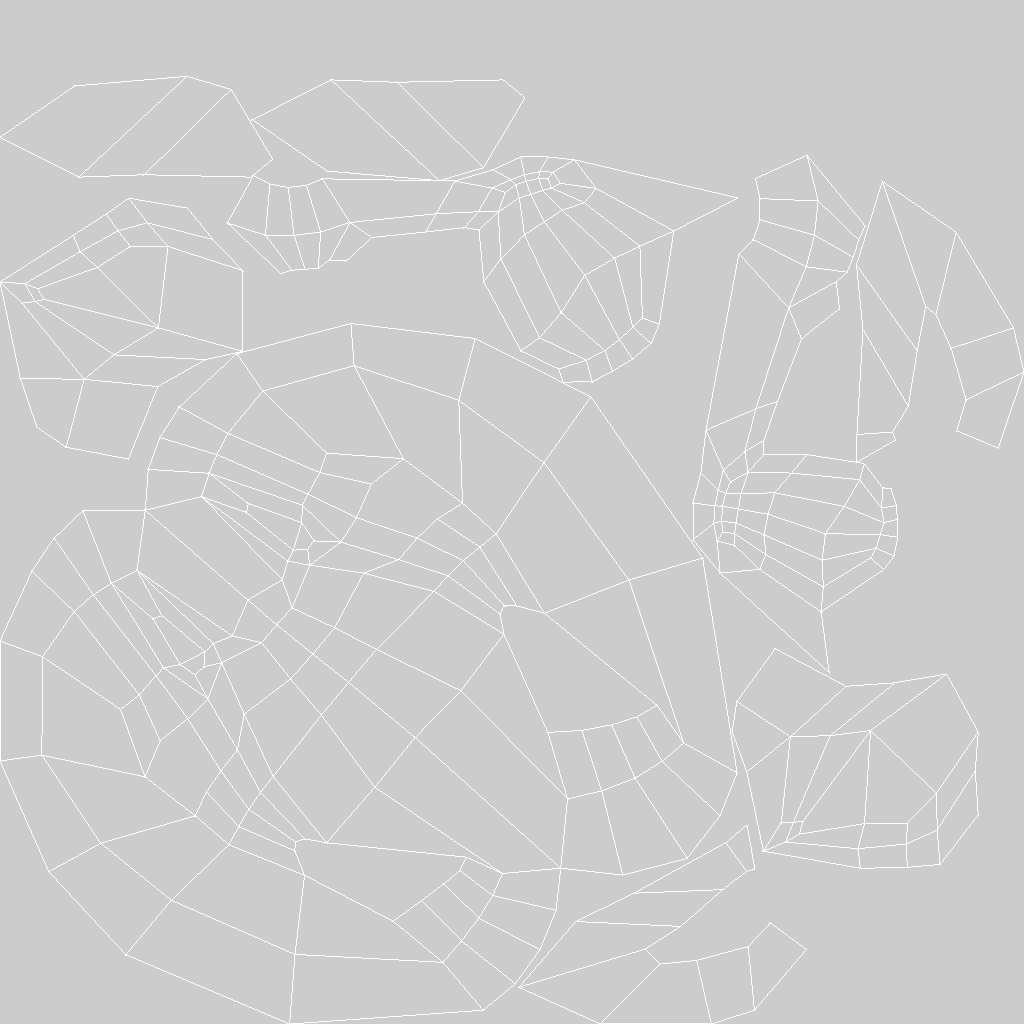
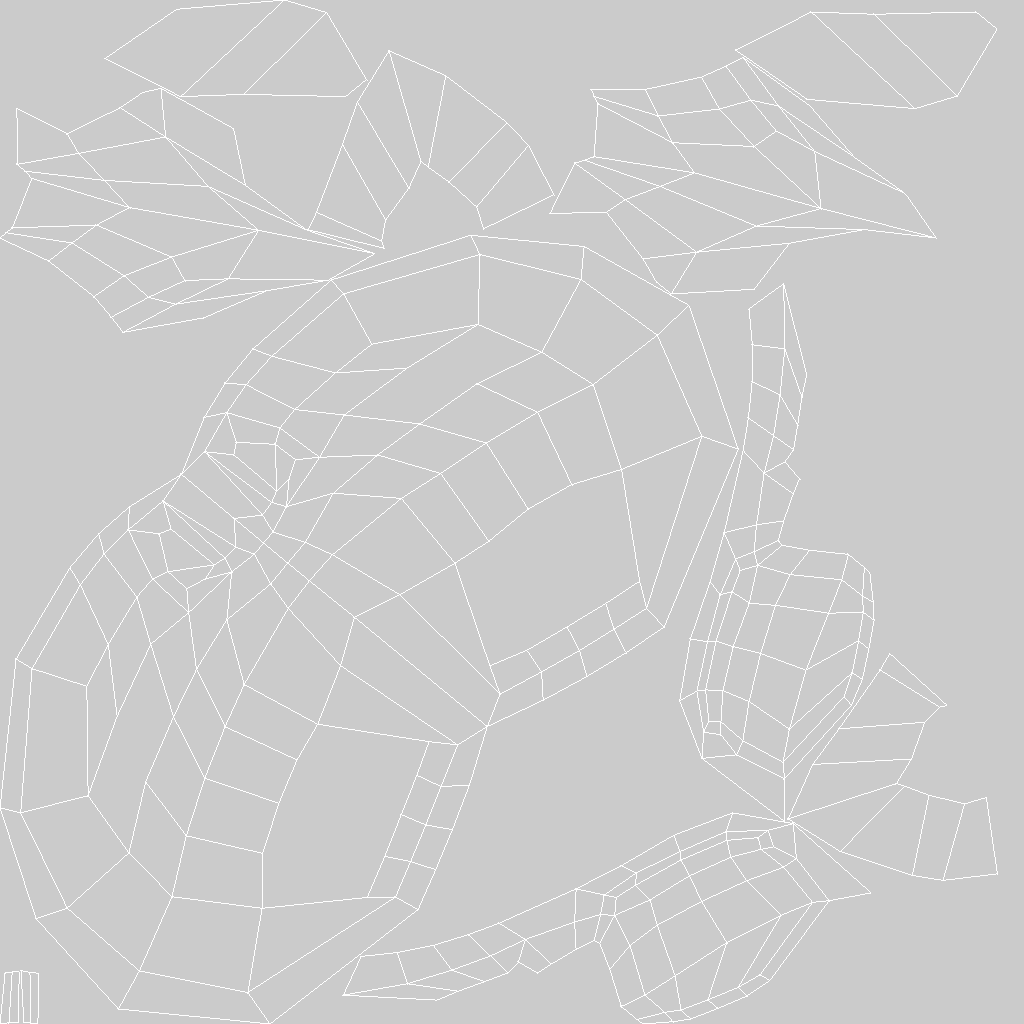
The second 1024 × 1024 image is a revision of the first. Changes to its layers:
painted on "UVSnapShot" over 0, 0, 1024, 1024
painted on "Layer 1" over 0, 0, 1024, 1024
